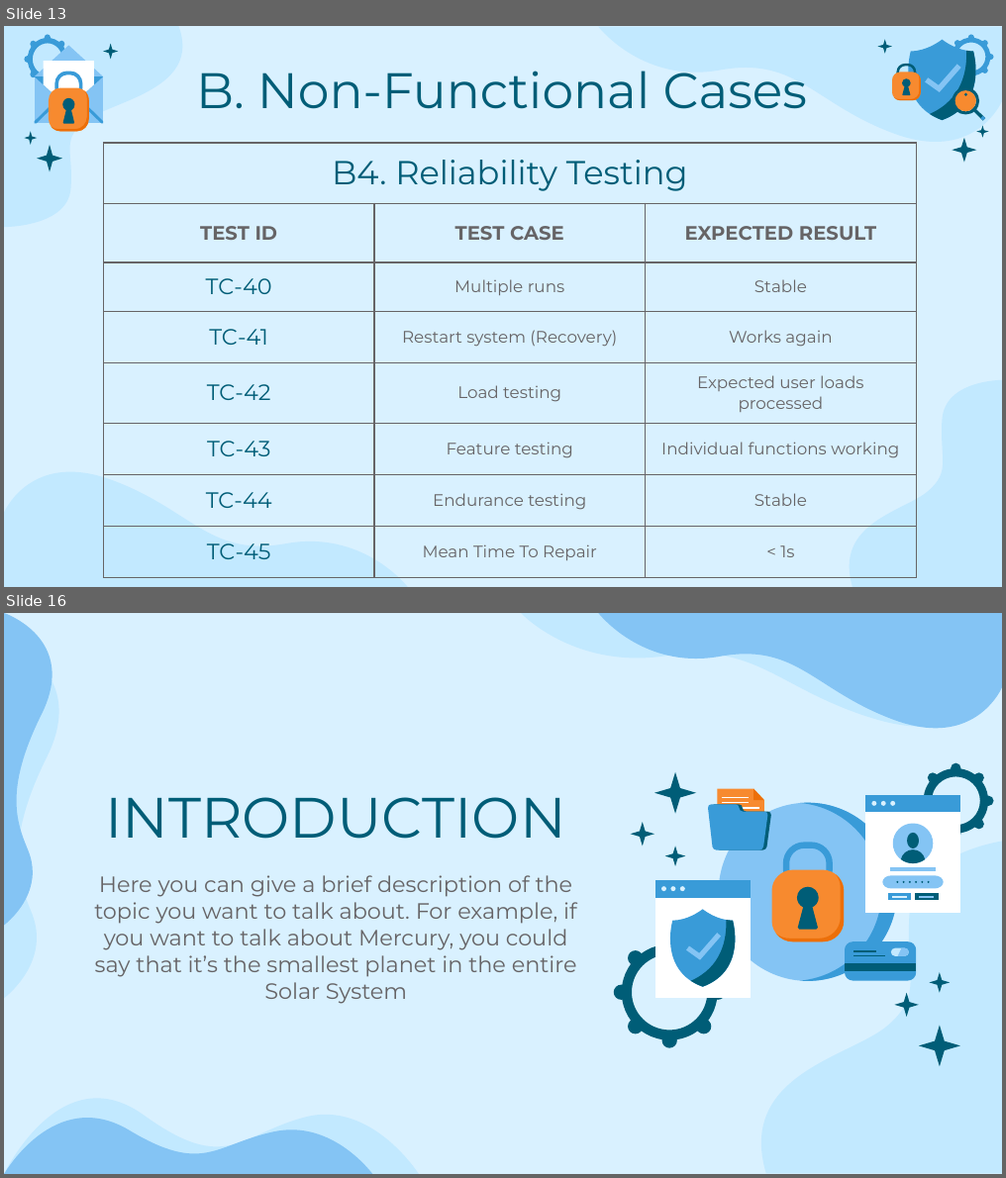
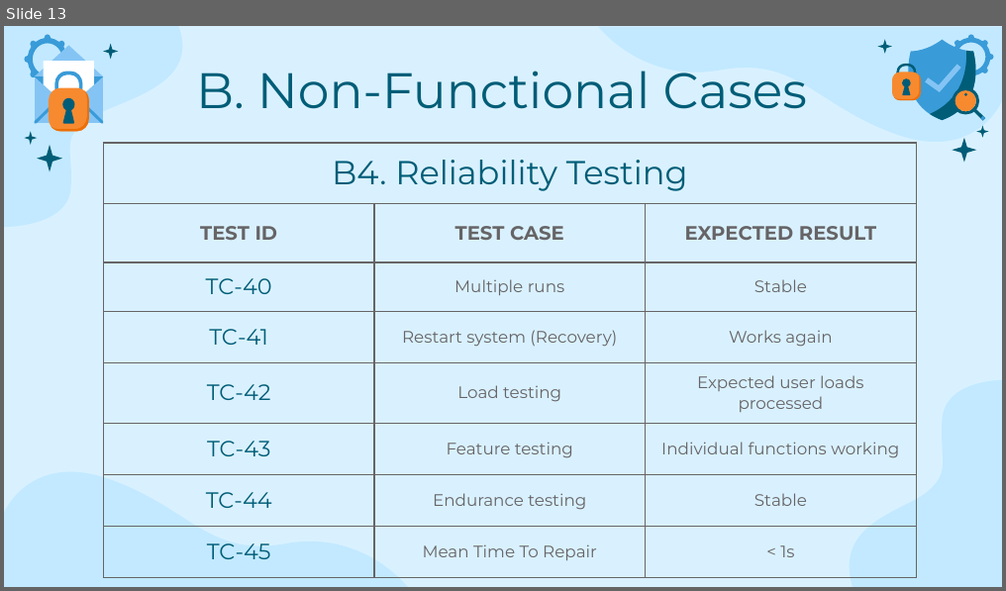
Before and after one commit to MiraPhilip12/Graduation_Project_ESLSCA, a slide deck: Milestone 5/Testing and Evaluation.pptx. Shown one above the other, each under a label of ours: slides 13 and 16 before the commit, slide 13 after it; the slides between them are not shown. The pictures are 1006x1178 and 1006x591 pixels, drawn with LibreOffice and Linux fonts; fonts in the diff are those of the drawing. Boxes give left, top, right and bottom in pixels: in the first picture for what was removed or moved away, otherwise in the second. Text is boxed around its words. In the diff, an @@ line names an element or a change of style, - is before the commit and + after.

```diff
--- a/Milestone 5/Testing and Evaluation.pptx
+++ b/Milestone 5/Testing and Evaluation.pptx
@@ slide 16 removed at [4, 613, 1002, 1174], background #D9F1FF @@
@@ freeform shape removed at [4, 641, 58, 998] @@
@@ freeform shape removed at [5, 613, 53, 925] @@
@@ freeform shape removed at [521, 613, 1002, 727] @@
@@ freeform shape removed at [599, 613, 1002, 728] @@
@@ title removed at [105, 797, 565, 839] @@
-INTRODUCTION
@@ freeform shape removed at [737, 842, 1002, 1173] @@
@@ subtitle removed at [94, 875, 577, 1004] @@
-Here you can give a brief description of the topic you want to talk about. For example, if you want to talk about Mercury, you could say that it’s the smallest planet in the entire Solar System
@@ group removed at [614, 762, 994, 1067]: 60 freeform shapes @@
@@ freeform shape removed at [4, 1057, 419, 1174] @@
@@ freeform shape removed at [4, 1086, 373, 1174] @@
```
Also in this commit, not shown: 20 other slides removed, 2 other files.
